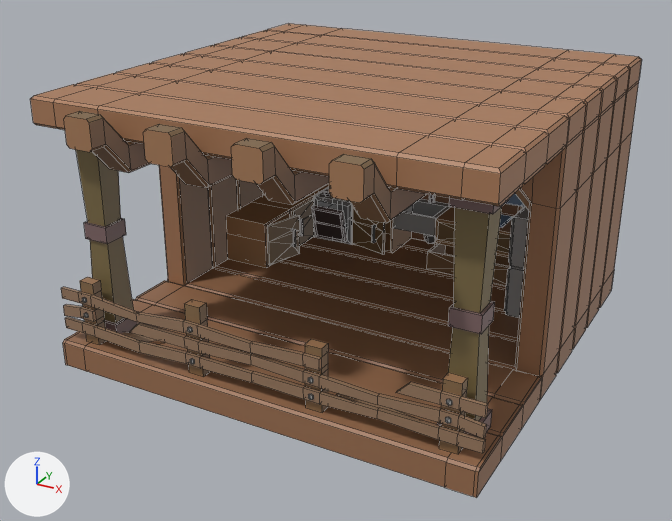
Two versions of the FBX model Assets/3DModels/Buildings/Productions/Kitchen/Kitchen_Level_01_Straight.fbx, one commit apart.
Rendered twice from a camera (50 mm lens) standing at (7.54, -14.68, 8.62) and looking at (-0.07, -0.85, 1.7). The axes (+X, +Y, +Z) are drawn at lower left. The lights are the same throughout. The picture after the commit comes second. Mesh edges are drawn as thin lines. Where no turn or scale is listed for an object, it has been applied to the vertices.

Script lines for the objects in view, before the commit:
```python
me_cube_022 = bpy.data.meshes.new('Cube.022')
me_cube_022.from_pydata(...)  # 1985 vertices, 1798 faces; spans x -4.0..4.0, y -4.8..4.0, z 0.0..5.05
# faces by material slot: [1734, 64]
me_cube_022.materials.append(mat_palette)  # picture img_palettetexture_png
me_cube_022.materials.append(mat_palette_001)  # picture img_palettetexture_png
ob_kitchen_level_01_straight = bpy.data.objects.new('Kitchen_Level_01_Straight', me_cube_022)
ob_kitchen_level_01_straight.location = (0.0, 0.0, 0.0)
```
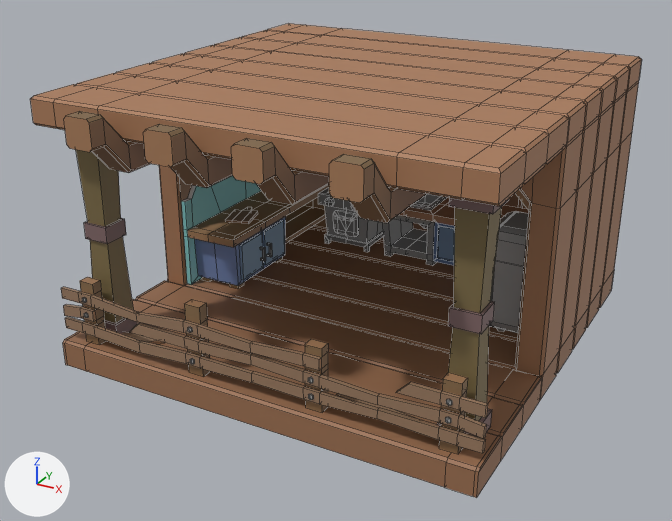
Where the newer file only moved an object's origin or applied its transform, the numbers keep the older frame.

What differs and where, as boxes [x1, y1, x2, y2] in the pictures (672 x 521 px):
part 1 of me_cube_022, deleted (mostly hidden)
    before: [316, 186, 525, 244]
part 2 of me_cube_022, built on
    before: [226, 184, 529, 318]
    after: [181, 175, 529, 333]

Diff of the bpy script that builds the scene:
```diff
--- a/Assets/3DModels/Buildings/Productions/Kitchen/Kitchen_Level_01_Straight.fbx.py
+++ b/Assets/3DModels/Buildings/Productions/Kitchen/Kitchen_Level_01_Straight.fbx.py
@@ me_cube_022 @@
 # used by ob_kitchen_level_01_straight; location = (0.0, 0.0, 0.0)
-me_cube_022.from_pydata(...)  # 1985 vertices, 1798 faces; spans x -4.0..4.0, y -4.8..4.0, z 0.0..5.05
+me_cube_022.from_pydata(...)  # 2335 vertices, 2064 faces; spans x -4.0..4.0, y -4.8..4.0, z 0.0..5.05
+# me_cube_022 part 1: 7 loose pieces with 263 vertices, spanning x -2.48..2.6, y 2.59..3.5, z 0.6..2.55, are deleted
+# me_cube_022 part 2: 384 vertices removed from x -3.5..3.5, y 0.5..3.5, z 0.5..2.5; 997 vertices added at x -3.5..3.5, y -0.95..3.5, z 0.5..2.9
+# other edits to the shape of me_cube_022 do not show in these pictures
 me_cube_022.materials.append(mat_palette)
-me_cube_022.materials.append(mat_palette_001)  # picture img_palettetexture_png
```
